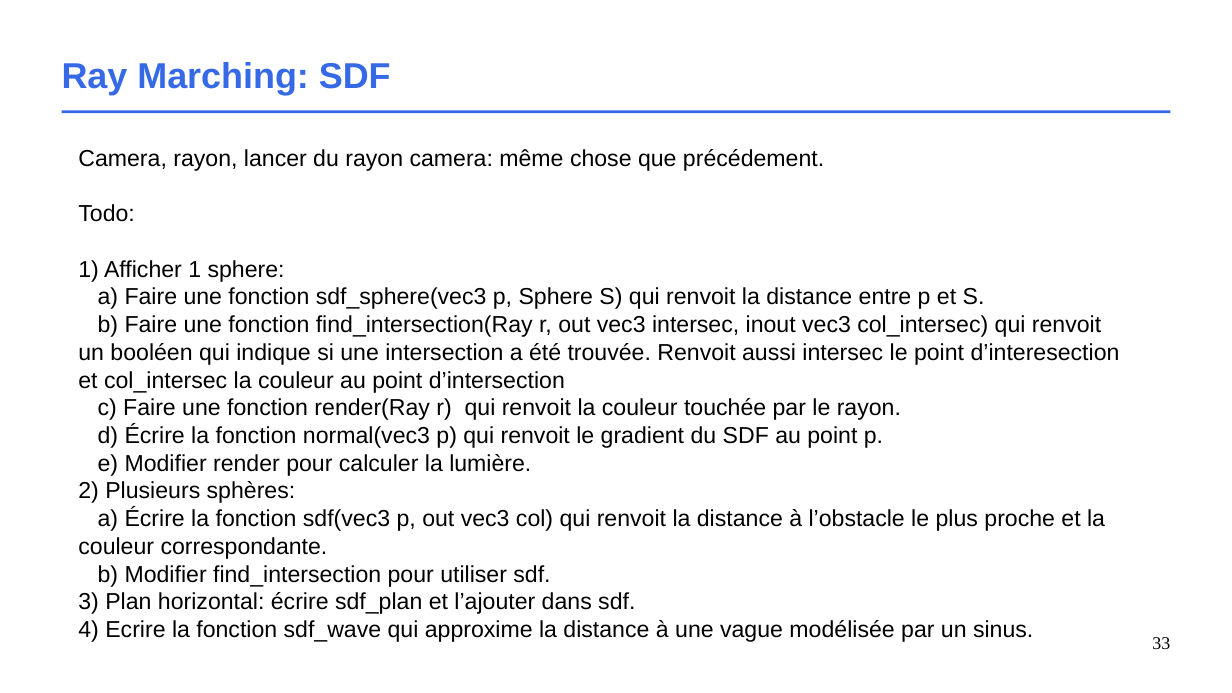
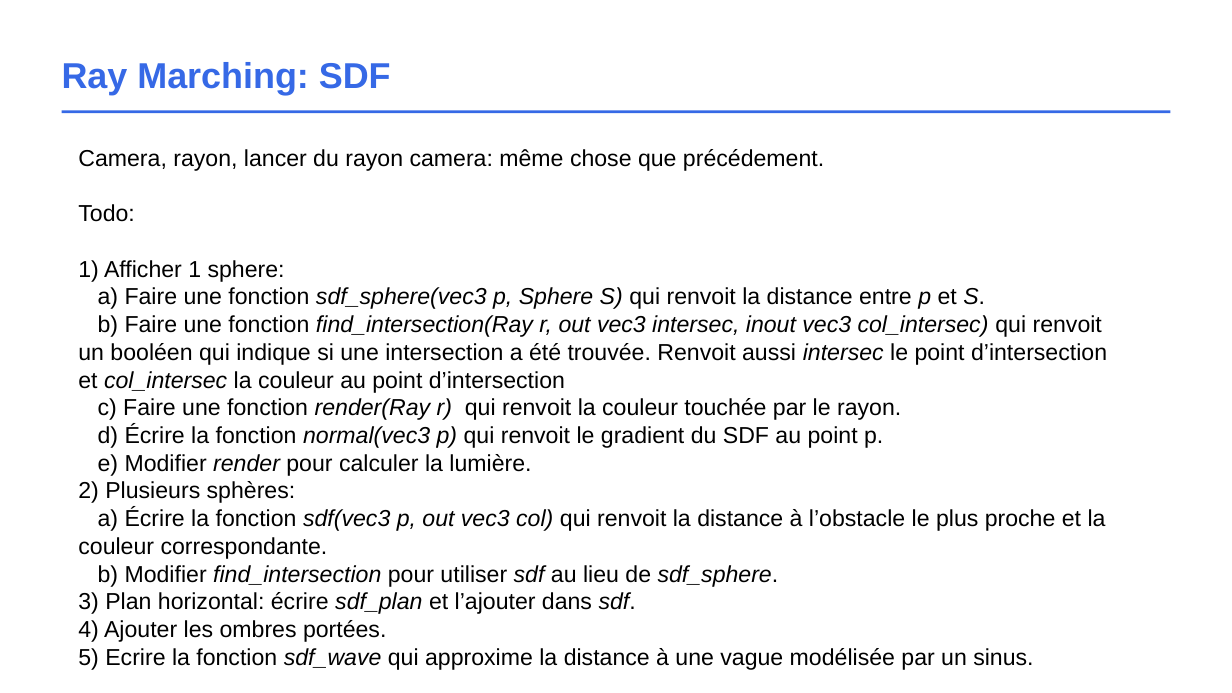
Before and after one commit to schreckc/schreckc.github.io, a slide deck: slide 40 of cours/graphics_ray_marching.odp (slide 33 before the commit). Drawn at 1232x693 pixels with LibreOffice and Linux fonts; fonts in the diff are those of the drawing. Boxes give left, top, right and bottom in pixels: in the first picture for what was removed or moved away, otherwise in the second. Text is boxed around its words. In the diff, an @@ line names an element or a change of style, - is before the commit and + after.

Commit message:
ray marching

```diff
--- a/cours/graphics_ray_marching.odp
+++ b/cours/graphics_ray_marching.odp
@@ text at (x1=78, y1=287, x2=1106, y2=614): italic on in "sdf_sphere(vec3 p, Sphere S) p S.", "render(Ray r)", "normal(vec3 p)", "render" and 2 more places @@
@@ text at (x1=78, y1=315, x2=1107, y2=393): text changed @@
-b) Faire une fonction find_intersection(Ray r, out vec3 intersec, inout vec3 col_intersec) qui renvoit un booléen qui indique si une intersection a été trouvée. Renvoit aussi intersec le point d’interesection et col_intersec la couleur au point d’intersection
+b) Faire une fonction find_intersection(Ray r, out vec3 intersec, inout vec3 col_intersec) qui renvoit un booléen qui indique si une intersection a été trouvée. Renvoit aussi intersec le point d’intersection et col_intersec la couleur au point d’intersection
@@ text at (x1=98, y1=565, x2=779, y2=587): text changed @@
-b) Modifier find_intersection pour utiliser sdf.
+b) Modifier find_intersection pour utiliser sdf au lieu de sdf_sphere.
@@ text at (x1=78, y1=620, x2=1033, y2=670): text changed @@
-4) Ecrire la fonction sdf_wave qui approxime la distance à une vague modélisée par un sinus.
+4) Ajouter les ombres portées.
+5) Ecrire la fonction sdf_wave qui approxime la distance à une vague modélisée par un sinus.
@@ page number removed at (x1=1152, y1=637, x2=1170, y2=649) @@
-33
```
Also in this commit, not shown: 31 other slides changed, 7 slides added, 5 other files.
